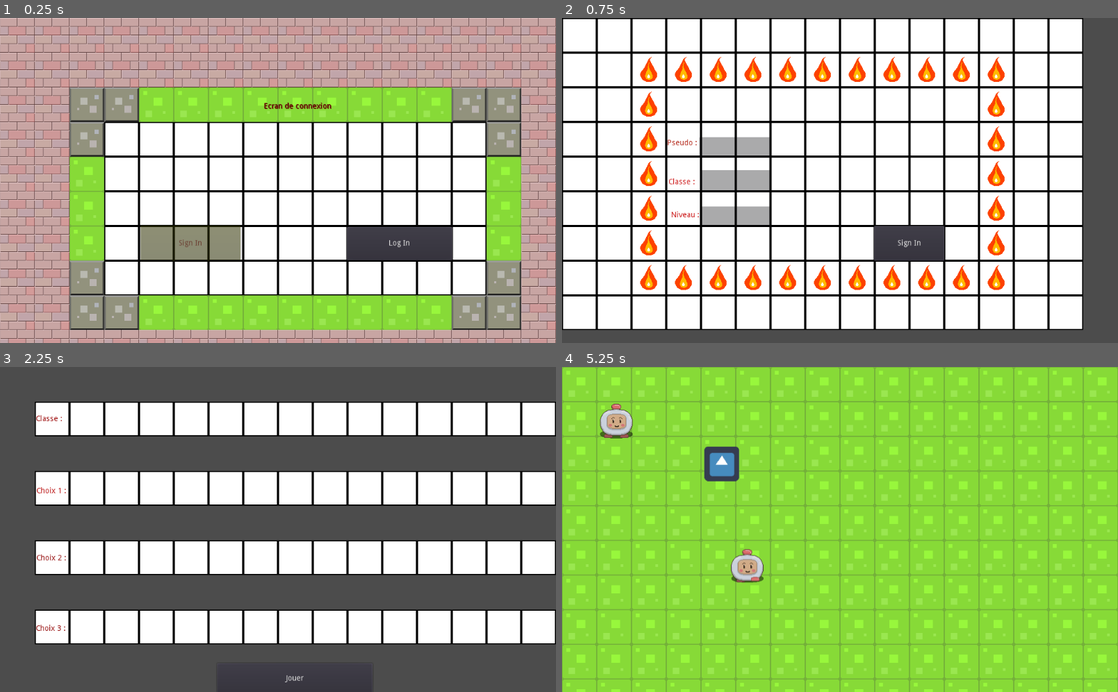
Above: before the commit, frames 1-4 (two rows, left to right).
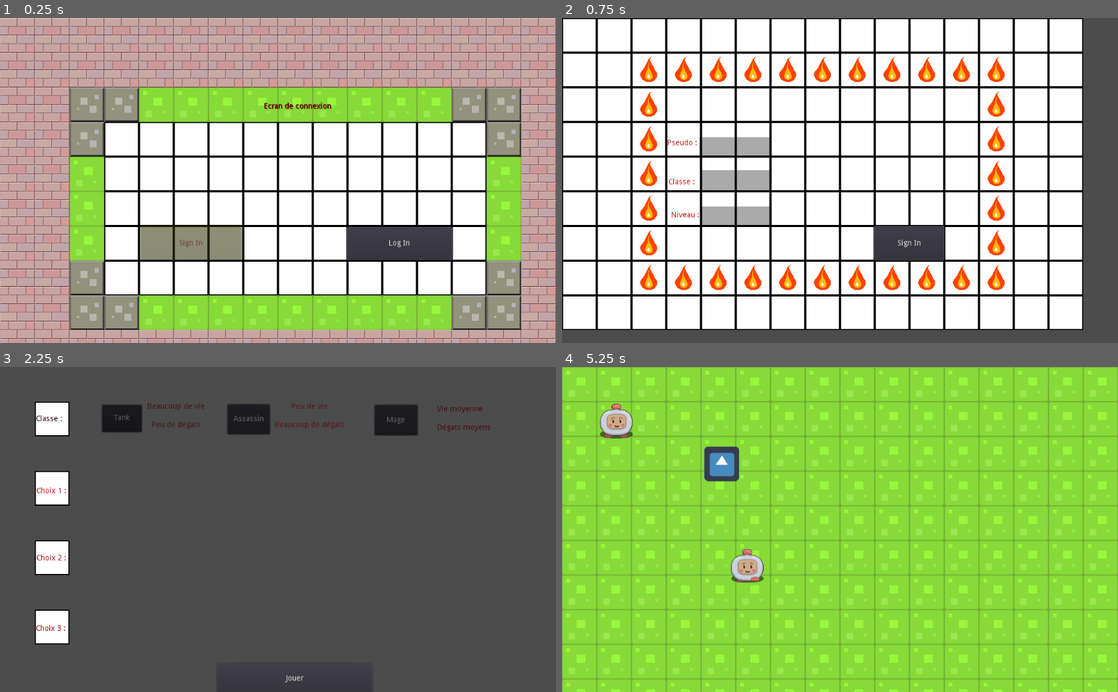
Above: after the commit, the same moments.

Repository: Jairard/JeuMaths
Game: Godot game, scene res://map/Start.tscn
The game is run twice, just before and just after one commit, with the same random seed, the same clock (stepped at 60 frames per second) and the same inputs. The engine's default icon, where the game draws it, is replaced by a stand-in: a white triangle on a blue panel in a dark square.
Inputs (mouse positions are in pixels of both pictures, inside the frame that each line leads up to):
- Up to frame 1 (0.25 s): no input
- Up to frame 2 (0.75 s): click "Sign In" at 0.5 s
- Up to frame 3 (2.25 s): click (172, 529) at 1.27 s; type "12" at 1.35 s; click (172, 565) at 1.5 s; type "12" at 1.58 s; click (172, 497) at 1.73 s; type "12" at 1.82 s; click "Sign In" at 2 s
- Up to frame 4 (5.25 s): click (684, 419) at 2.75 s, where only the run after the commit has a clickable "Tank"; click (812, 419) at 3.5 s, where only the run after the commit has a clickable "Assassin"; click (956, 419) at 4.25 s, where only the run after the commit has a clickable "Mage"; click "Jouer" at 5 s

The runs differ from the first frame. In frame 1, less than 0.1% of the frame differs, in the area x 32-44%, y 63-75%; in frame 2, nothing differs; in frame 3, 38%, in the area x 6-100%, y 10-86%; in frame 4, nothing differs.

Commit message:
choix classe

Diff:
--- a/map/Start.tscn
+++ b/map/Start.tscn
@@ -111,7 +111,7 @@
 self_modulate = Color( 0.764706, 0.807843, 0.0313726, 1 )
 margin_left = 259.0
 margin_top = 383.0
-margin_right = 443.0
+margin_right = 445.0
 margin_bottom = 449.0
 custom_colors/font_color_disabled = Color( 0.545098, 0.054902, 0.054902, 1 )
 custom_colors/font_color = Color( 0.470588, 0.027451, 0.027451, 1 )
--- a/map/create_hero.gd
+++ b/map/create_hero.gd
@@ -1,6 +1,7 @@
 extends Node2D
 
-
+enum type_class {Tank, Assassin, Mage}
+export (type_class) var class_type
 
 
 func _ready():
@@ -13,3 +14,23 @@
 
 func _on_Button_pressed():
 	get_tree().change_scene("res://map/map 0.tscn")
+
+
+
+func _on_Tank_pressed():
+	class_type == type_class.Tank
+	print("Tank")
+#		hero = Tank
+	pass
+
+
+func _on_Assassin_pressed():
+	class_type == type_class.Assassin
+	print("Assassin")
+	pass
+
+
+func _on_Mage_pressed():
+	class_type == type_class.Mage
+	print("Mage")
+	pass
--- a/map/create_hero.tscn
+++ b/map/create_hero.tscn
@@ -21,20 +21,97 @@
 [node name="TileMap" type="TileMap" parent="."]
 tile_set = SubResource( 1 )
 format = 1
-tile_data = PoolIntArray( 65537, 0, 0, 65538, 0, 0, 65539, 0, 0, 65540, 0, 0, 65541, 0, 0, 65542, 0, 0, 65543, 0, 0, 65544, 0, 0, 65545, 0, 0, 65546, 0, 0, 65547, 0, 0, 65548, 0, 0, 65549, 0, 0, 65550, 0, 0, 65551, 0, 0, 196609, 0, 0, 196610, 0, 0, 196611, 0, 0, 196612, 0, 0, 196613, 0, 0, 196614, 0, 0, 196615, 0, 0, 196616, 0, 0, 196617, 0, 0, 196618, 0, 0, 196619, 0, 0, 196620, 0, 0, 196621, 0, 0, 196622, 0, 0, 196623, 0, 0, 327681, 0, 0, 327682, 0, 0, 327683, 0, 0, 327684, 0, 0, 327685, 0, 0, 327686, 0, 0, 327687, 0, 0, 327688, 0, 0, 327689, 0, 0, 327690, 0, 0, 327691, 0, 0, 327692, 0, 0, 327693, 0, 0, 327694, 0, 0, 327695, 0, 0, 458753, 0, 0, 458754, 0, 0, 458755, 0, 0, 458756, 0, 0, 458757, 0, 0, 458758, 0, 0, 458759, 0, 0, 458760, 0, 0, 458761, 0, 0, 458762, 0, 0, 458763, 0, 0, 458764, 0, 0, 458765, 0, 0, 458766, 0, 0, 458767, 0, 0 )
+tile_data = PoolIntArray( 65537, 0, 0, 196609, 0, 0, 327681, 0, 0, 458753, 0, 0 )
 
-[node name="Label" type="Label" parent="TileMap"]
-modulate = Color( 0.619608, 0.0470588, 0.0470588, 1 )
+[node name="classe" type="Label" parent="TileMap"]
+modulate = Color( 0.458824, 0.458824, 0.458824, 1 )
 margin_left = 19.3688
 margin_top = 65.8306
 margin_right = 163.369
 margin_bottom = 126.831
+custom_colors/font_color = Color( 0.435294, 0.0627451, 0.0627451, 1 )
 text = "Classe :"
 align = 1
 valign = 1
 autowrap = true
 
-[node name="Label3" type="Label" parent="TileMap"]
+[node name="Tank" type="Button" parent="TileMap/classe"]
+modulate = Color( 1, 1, 0.996078, 1 )
+self_modulate = Color( 0.901961, 0.890196, 0.890196, 1 )
+margin_left = 169.415
+margin_top = 4.00002
+margin_right = 242.415
+margin_bottom = 54.0
+custom_colors/font_color_disabled = Color( 0.945098, 0.929412, 0.917647, 1 )
+custom_colors/font_color = Color( 0.945098, 0.929412, 0.917647, 1 )
+custom_colors/font_color_hover = Color( 0.945098, 0.929412, 0.917647, 1 )
+custom_colors/font_color_pressed = Color( 0.945098, 0.929412, 0.917647, 1 )
+text = "Tank"
+
+[node name="Tank_stats" type="Label" parent="TileMap/classe"]
+modulate = Color( 0.584314, 0.168627, 0.168627, 1 )
+margin_left = 248.123
+margin_top = -20.7541
+margin_right = 363.123
+margin_bottom = 69.2459
+text = "Beaucoup de vie
+
+Peu de dégats"
+align = 1
+valign = 1
+autowrap = true
+
+[node name="Assassin_stats" type="Label" parent="TileMap/classe"]
+modulate = Color( 0.803922, 0.164706, 0.164706, 1 )
+margin_left = 475.877
+margin_top = 0.292358
+margin_right = 626.877
+margin_bottom = 82.2924
+text = "Peu de vie
+
+Beaucoup de dégats
+
+"
+align = 1
+valign = 1
+autowrap = true
+
+[node name="Assassin" type="Button" parent="TileMap/classe"]
+margin_left = 400.0
+margin_top = 3.0
+margin_right = 478.0
+margin_bottom = 58.0
+text = "Assassin"
+
+[node name="Mage" type="Button" parent="TileMap/classe"]
+margin_left = 671.0
+margin_top = 4.0
+margin_right = 750.0
+margin_bottom = 60.0
+text = "Mage"
+
+[node name="Mage_stats" type="Label" parent="TileMap/classe"]
+modulate = Color( 0.623529, 0.0823529, 0.0823529, 1 )
+margin_left = 785.708
+margin_top = 4.70765
+margin_right = 901.708
+margin_bottom = 84.7076
+text = "Vie moyenne
+
+Dégats moyens"
+
+[node name="choix1" type="Label" parent="TileMap"]
+modulate = Color( 0.733333, 0.0588235, 0.0588235, 1 )
+margin_left = 54.3222
+margin_top = 205.123
+margin_right = 137.322
+margin_bottom = 253.123
+text = "Choix 1 :"
+align = 1
+valign = 1
+autowrap = true
+
+[node name="choix2" type="Label" parent="TileMap"]
 modulate = Color( 0.580392, 0.0313726, 0.0313726, 1 )
 margin_left = 67.1229
 margin_top = 332.0
@@ -45,7 +122,7 @@
 valign = 1
 autowrap = true
 
-[node name="Label4" type="Label" parent="TileMap"]
+[node name="choix3" type="Label" parent="TileMap"]
 modulate = Color( 0.588235, 0.0392157, 0.0392157, 1 )
 margin_left = 63.5382
 margin_top = 463.0
@@ -56,21 +133,13 @@
 valign = 1
 autowrap = true
 
-[node name="Label2" type="Label" parent="TileMap"]
-modulate = Color( 0.733333, 0.0588235, 0.0588235, 1 )
-margin_left = 54.3222
-margin_top = 205.123
-margin_right = 137.322
-margin_bottom = 253.123
-text = "Choix 1 :"
-align = 1
-valign = 1
-autowrap = true
-
-[node name="Button" type="Button" parent="TileMap"]
+[node name="Jouer" type="Button" parent="TileMap"]
 margin_left = 399.508
 margin_top = 547.462
 margin_right = 685.508
 margin_bottom = 604.462
 text = "Jouer"
-[connection signal="pressed" from="TileMap/Button" to="." method="_on_Button_pressed"]
+[connection signal="pressed" from="TileMap/classe/Tank" to="." method="_on_Tank_pressed"]
+[connection signal="pressed" from="TileMap/classe/Assassin" to="." method="_on_Assassin_pressed"]
+[connection signal="pressed" from="TileMap/classe/Mage" to="." method="_on_Mage_pressed"]
+[connection signal="pressed" from="TileMap/Jouer" to="." method="_on_Button_pressed"]
